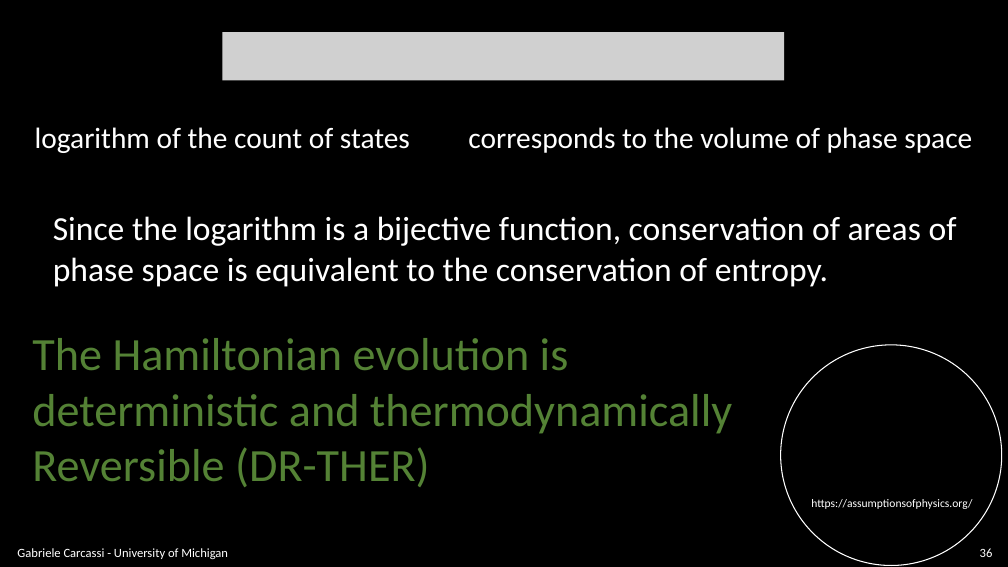
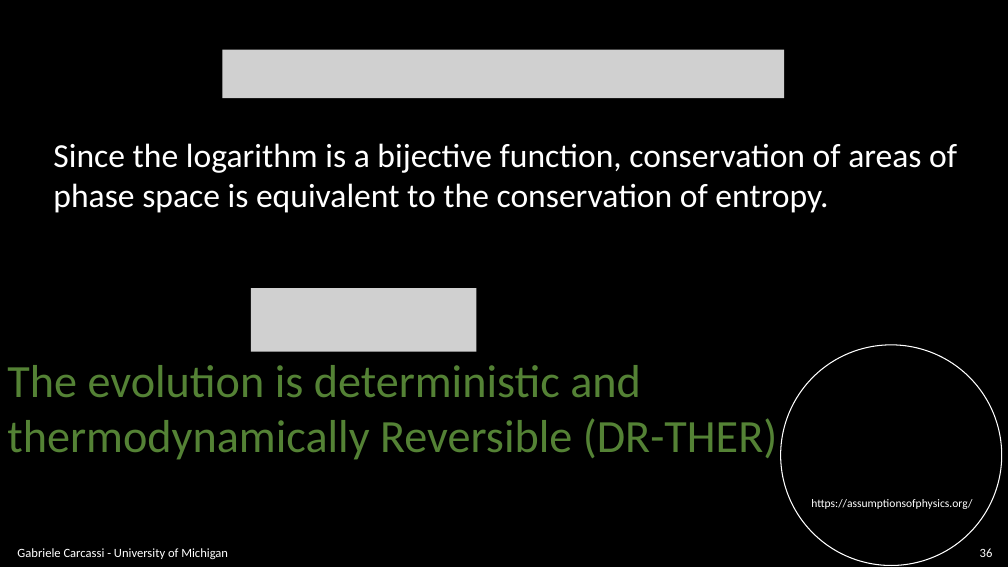
Before and after one commit to assumptionsofphysics/slides, a slide deck: slide 36 of BookCompanions-v2/RP-Class-3.pptx. Drawn at 1008x567 pixels with LibreOffice and Linux fonts; fonts in the diff are those of the drawing; grey boxes stand for pictures; background and template pictures are left out. Boxes give left, top, right and bottom in pixels: in the first picture for what was removed or moved away, otherwise in the second. Text is boxed around its words. In the diff, an @@ line names an element or a change of style, - is before the commit and + after.

```diff
--- a/BookCompanions-v2/RP-Class-3.pptx
+++ b/BookCompanions-v2/RP-Class-3.pptx
@@ picture: place and size @@
-picture at [222,33,784,81]
+picture at [222,50,784,98]
@@ text removed at [35,127,410,153] @@
-logarithm of the count of states
@@ text "Since the logarithm is a ...": place and size @@
-text "Since the logarithm is a ..." at [53,216,957,287]
+text "Since the logarithm is a ..." at [53,143,957,213]
@@ text removed at [468,127,972,153] @@
-corresponds to the volume of phase space
@@ picture added at [251,288,476,352] @@
@@ text at [7,365,778,460]: text changed @@
-The Hamiltonian evolution is
-deterministic and thermodynamically
-Reversible (DR-THER)
+The evolution is deterministic and
+thermodynamically Reversible (DR-THER)
```
Also in this commit, not shown: 30 other slides changed, 6 slides added, 1 slide removed.
